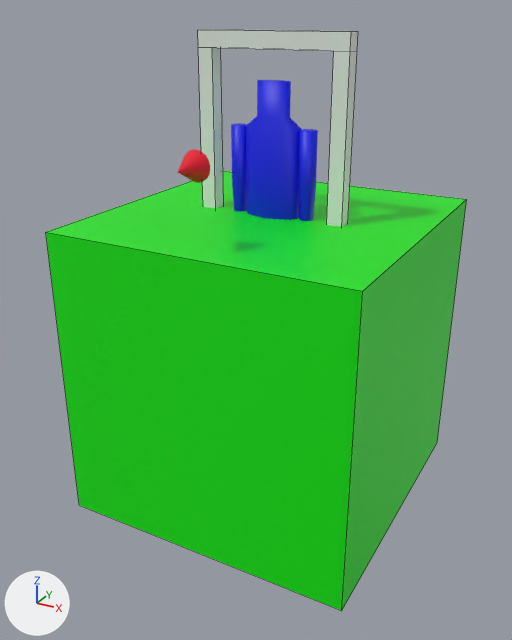
One commit to the Blender file Shield.blend: the scene before it, then after it.
One viewpoint serves both versions: a 50 mm lens placed at (2.06, -3.97, 2.22), pointed at (-0.03, -0.16, 0.31). Lighting does not change. The marker at lower left points along +X, +Y and +Z. Mesh edges are drawn as thin lines on the coarser meshes.

The scene before the commit, as lines of its bpy script (objects in view):
```python
me_cube = bpy.data.meshes.new('Cube')
me_cube.from_pydata(...)  # a box spanning x 0.4..0.5, y -0.05..0.05, z 0.0..2.0
me_cube_006 = bpy.data.meshes.new('Cube.006')
me_cube_006.from_pydata(...)  # a box spanning x -1.0..1.0, y -1.0..1.0, z -1.0..1.0
me_cube_006.materials.append(mat_mi_shield)  # green #03e700
me_cylinder_001 = bpy.data.meshes.new('Cylinder.001')
me_cylinder_001.from_pydata(...)  # 192 vertices, 162 faces; spans x 0.183..0.293, y -0.055..0.055, z 0.754..1.547
me_cylinder_001.polygons.foreach_set('use_smooth', [True] * 162)
me_cylinder_001.materials.append(mat_mi_mannequin)  # blue #0011e7
ob_door_frame_left = bpy.data.objects.new('Door_Frame_Left', me_cube)
ob_door_frame_left.location = (0.0, 0.0, 0.0)
ob_mannequin_arm_left = bpy.data.objects.new('Mannequin_Arm_Left', me_cylinder_001)
ob_mannequin_arm_left.location = (0.0, 0.0, 0.0)
ob_referencescutum = bpy.data.objects.new('ReferenceScutum', me_cube_006)
ob_referencescutum.location = (0.0, 0.0, 0.0)
# also in view: 'Door_Frame_Right' at (-0.45, 0.0, 1.0); 'Mannequin_Body' at (0.0, 0.0, 0.92); 'Door_Frame_Top' at (0.0, 0.0, 2.05); 'Facing_Direction' at (0.0, -0.95, 1.46); 'Mannequin_Arm_Right' at (-0.24, 0.0, 1.15)
```
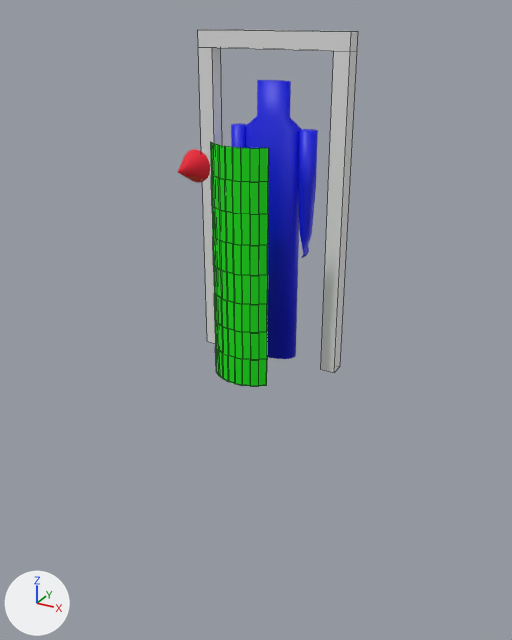
Location of each change, (x1, y1, x2, y2) in pixels of the pictures (512 x 640 px):
'ReferenceScutum', reshaped, moved, rescaled, modifiers changed (86% narrower, 44% shorter)
    before: (46, 171, 467, 611)
    after: (210, 142, 269, 386)
part 1 of me_cube_006, added (green)
    after: (210, 142, 269, 386)

What changed in the scene script:
```text
Change me_cube_006:
    used by ob_referencescutum; location = (0.0, 0.0, 0.0)
    remove me_cube_006.from_pydata(...)  # 8 vertices, 6 faces; spans x -1.0..1.0, y -1.0..1.0, z -1.0..1.0
    add me_cube_006.from_pydata(...)  # 386 vertices, 384 faces; spans x -1.0..1.0, y -1.0..1.0, z -1.0..1.0
    me_cube_006 part 1: 378 vertices added at x -1.0..1.0, y -1.0..1.0, z -1.0..1.0
Change ob_referencescutum:
    ob_referencescutum.location: (0.0, 0.0, 0.0) -> (0.0, -0.5, 0.752)
    ob_referencescutum.scale: (1.0, 1.0, 1.0) -> (0.205, 0.005, 0.752)
    add _m = ob_referencescutum.modifiers.new('SimpleDeform', 'SIMPLE_DEFORM')
    add _m.deform_method = 'BEND'
    add _m.deform_axis = 'Z'
    add _m.origin = ob_empty
    add _m.factor = 1.571
    add _m.angle = 1.571
Add ob_empty:
    ob_empty = bpy.data.objects.new('Empty', None)
    ob_empty.location = (0.0, -0.495, 0.0)
```
